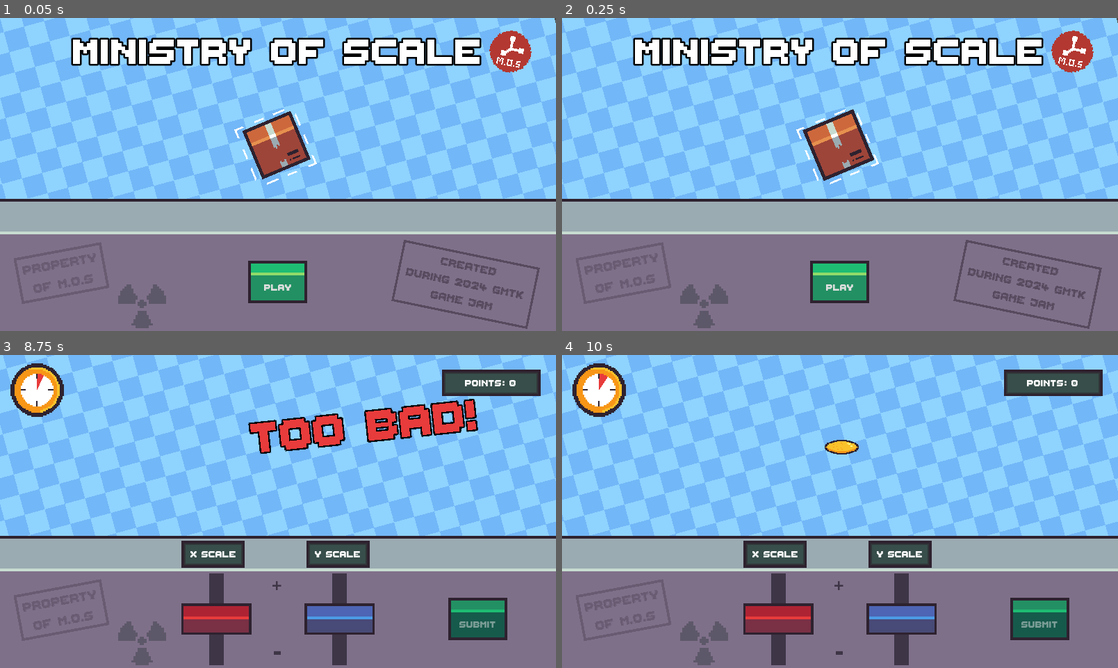
Above: before the commit, frames 1-4 (two rows, left to right).
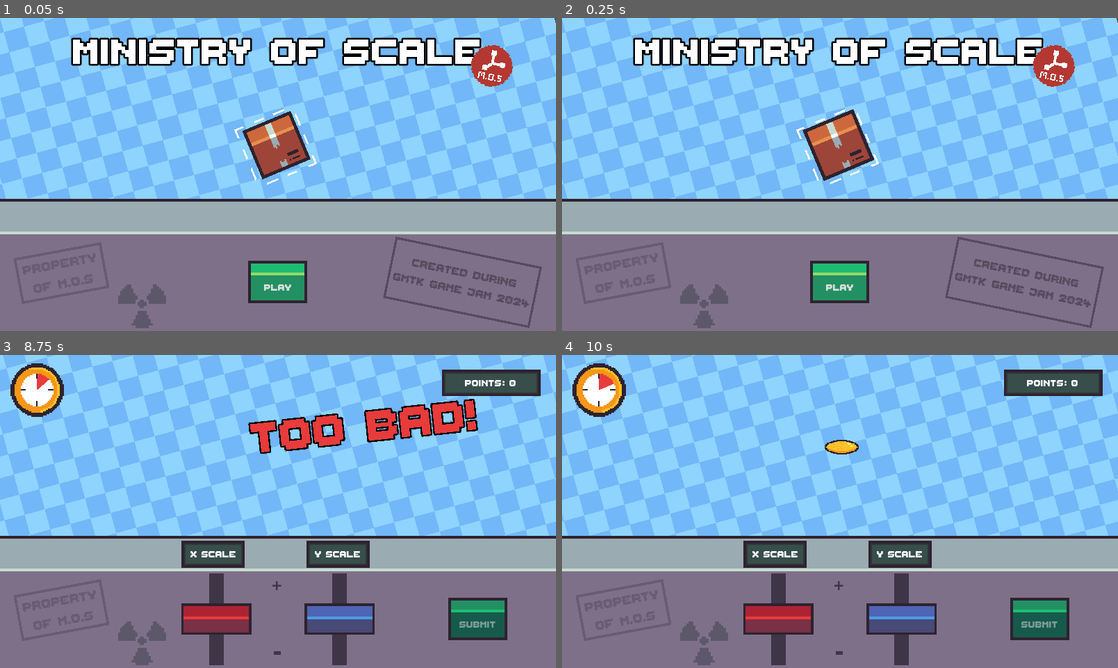
Above: after the commit, the same moments.

Repository: FixelDev/built-to-scale
Game: Godot game, scene res://scenes/menu/menu.tscn
Two runs of this game, one before a commit and one after it. Both use one fixed random seed, a clock stepped at 60 frames per second and the inputs below. This scene is started directly instead of the project's main scene. Sound files missing from this copy of the repository are replaced by a short silence.
Inputs (mouse positions are in pixels of both pictures, inside the frame that each line leads up to):
- Up to frame 1 (0.05 s): no input
- Up to frame 2 (0.25 s): no input
- Up to frame 3 (8.75 s): click "PLAY" at 0.5 s; click "PLAY" at 1.25 s; click (333, 480) at 2.02 s; type "Alex" at 2.1 s; click "Accept" at 2.75 s; move the mouse to (400, 495) at 3.52 s; click "BEGIn" at 4.25 s; move the mouse to (166, 527) at 5.02 s; move the mouse to (333, 442) at 5.77 s; move the mouse to (250, 574) at 6.52 s; click "SUBMIT" at 7.25 s; move the mouse to (444, 558) at 8.02 s
- Up to frame 4 (10 s): move the mouse to (673, 464) at 8.77 s; move the mouse to (867, 511) at 9.52 s

The runs differ from the first frame. In frame 1, 3.1% of the frame differs, in the area x 68-98%, y 4-100%; in frame 2, 3.1%; in frame 3, less than 0.1%; in frame 4, less than 0.1%.
Error in both runs: Attempt to call function 'get_as_text' in base 'null instance' on a null instance. (res://globals/globals.gd:22)

Commit message:
Added first sounds

Diff:
--- a/scenes/game/game.tscn
+++ b/scenes/game/game.tscn
@@ -19,6 +19,8 @@
 [ext_resource type="Texture2D" uid="uid://cmgks0ftftqb0" path="res://scenes/game/player_console/scale_slider/submit_button_pressed.png" id="7_c0col"]
 [ext_resource type="Texture2D" uid="uid://detyjx5sknklt" path="res://scenes/game/player_console/scale_slider/slider_y_handle_highlight.png" id="7_loc6v"]
 [ext_resource type="Script" path="res://scenes/game/player_card/player_card.gd" id="13_vwfak"]
+[ext_resource type="AudioStream" uid="uid://bjqxnrfty5xan" path="res://scenes/game/sounds/submit_button_clicked.mp3" id="14_61usf"]
+[ext_resource type="Script" path="res://scenes/game/submit_button.gd" id="14_b5kf8"]
 [ext_resource type="Texture2D" uid="uid://ejou734cgw11" path="res://scenes/game/player_card/player_card_panel.png" id="14_hjkh8"]
 [ext_resource type="Theme" uid="uid://eigjusjmirew" path="res://scenes/game/player_card/player_card_theme.tres" id="14_u72o2"]
 [ext_resource type="Texture2D" uid="uid://ck5eed6kwxjqx" path="res://scenes/game/player_card/photo.png" id="16_a8nq0"]
@@ -33,13 +35,19 @@
 [ext_resource type="Texture2D" uid="uid://dpomnx7tn0oef" path="res://scenes/game/rules_book/x_slider.png" id="23_qvq2k"]
 [ext_resource type="Texture2D" uid="uid://di6a6g725w4ys" path="res://scenes/game/rules_book/y_slider.png" id="24_w8y4h"]
 [ext_resource type="Texture2D" uid="uid://dhoqd44150m78" path="res://scenes/game/timer/timer_under.png" id="26_q4kdy"]
+[ext_resource type="AudioStream" uid="uid://ck47jpsa725k7" path="res://scenes/game/sounds/player_card_submitted2mp3.mp3" id="26_vr73x"]
 [ext_resource type="Texture2D" uid="uid://bapcdqf0efg0h" path="res://scenes/game/timer/timer_over.png" id="27_0f6jg"]
+[ext_resource type="AudioStream" uid="uid://cxxvmlkq24ton" path="res://scenes/game/sounds/player_card_rejected.mp3" id="27_0fv6r"]
 [ext_resource type="Texture2D" uid="uid://c8hlnrlcacf" path="res://scenes/game/timer/timer_fill.png" id="28_0sodi"]
 [ext_resource type="Script" path="res://scenes/game/timer/timer_progress_bar.gd" id="29_0vk04"]
 [ext_resource type="PackedScene" uid="uid://b3jayt3tv6ean" path="res://entities/game_object/box/box.tscn" id="29_frn3b"]
 [ext_resource type="PackedScene" uid="uid://6etj6v6ac1un" path="res://entities/game_object/cactus/cactus.tscn" id="29_qr1q6"]
+[ext_resource type="AudioStream" uid="uid://c7hnr1sq616s6" path="res://scenes/game/sounds/shift_almost_ended.mp3" id="30_nq0u8"]
+[ext_resource type="AudioStream" uid="uid://cqqyxd6yimjo8" path="res://scenes/game/sounds/rules_book_showed.mp3" id="35_g8ufa"]
 [ext_resource type="PackedScene" uid="uid://byi5k3jq2am2n" path="res://entities/game_object/banana/banana.tscn" id="37_xj8sl"]
 [ext_resource type="PackedScene" uid="uid://cv6okwoihceni" path="res://entities/game_object/cake/cake.tscn" id="38_d1ooh"]
+[ext_resource type="AudioStream" uid="uid://bgmlcstbmmr5" path="res://scenes/game/sounds/shift_ended_part_1.mp3" id="38_icrax"]
+[ext_resource type="AudioStream" uid="uid://bsvve1a3mvsbv" path="res://scenes/game/sounds/shift_ended_part2.mp3" id="39_2j8nx"]
 [ext_resource type="PackedScene" uid="uid://chdr2tgcw8m0o" path="res://entities/game_object/car/car.tscn" id="39_42qmj"]
 [ext_resource type="PackedScene" uid="uid://b4i48bc1364fd" path="res://entities/game_object/donut/donut.tscn" id="40_7jneq"]
 [ext_resource type="PackedScene" uid="uid://d4jwrsxxkxi0n" path="res://entities/game_object/lemon/lemon.tscn" id="41_gfnfh"]
@@ -58,6 +66,11 @@
 [ext_resource type="PackedScene" uid="uid://cookbxypit2kp" path="res://entities/game_object/log/log.tscn" id="54_f8f0e"]
 [ext_resource type="PackedScene" uid="uid://ct137mobi2llh" path="res://entities/game_object/office_cabinet/office_cabinet.tscn" id="55_o68xi"]
 [ext_resource type="PackedScene" uid="uid://cvdbkdw7sow03" path="res://entities/game_object/stool/stool.tscn" id="56_iurko"]
+[ext_resource type="AudioStream" uid="uid://d0nkcvn2irjuj" path="res://scenes/game/sounds/game_object_spawned.mp3" id="59_vggrn"]
+[ext_resource type="AudioStream" uid="uid://bp8dlgw3ko527" path="res://scenes/game/sounds/game_object_powering_up.mp3" id="60_q7h2c"]
+[ext_resource type="AudioStream" uid="uid://dxre1tibxfvq6" path="res://scenes/game/sounds/mid_result.mp3" id="64_0xtrq"]
+[ext_resource type="AudioStream" uid="uid://cny85rjg1l2h7" path="res://scenes/game/sounds/excelent_result.mp3" id="65_evpce"]
+[ext_resource type="AudioStream" uid="uid://mmc5uddqegxl" path="res://scenes/game/sounds/bad_result.mp3" id="66_op6xc"]
 
 [sub_resource type="StyleBoxFlat" id="StyleBoxFlat_rxm14"]
 bg_color = Color(0.498039, 0.439216, 0.541176, 1)
@@ -175,6 +188,16 @@
 [sub_resource type="StyleBoxTexture" id="StyleBoxTexture_3ds6p"]
 texture = ExtResource("22_xu78g")
 axis_stretch_vertical = 1
+
+[sub_resource type="AudioStreamRandomizer" id="AudioStreamRandomizer_vnfa2"]
+random_pitch = 1.2
+streams_count = 1
+stream_0/stream = ExtResource("35_g8ufa")
+
+[sub_resource type="AudioStreamRandomizer" id="AudioStreamRandomizer_qe4y5"]
+random_pitch = 1.88
+streams_count = 1
+stream_0/stream = ExtResource("59_vggrn")
 
 [sub_resource type="Curve" id="Curve_iokyf"]
 _data = [Vector2(0, 1), 0.0, 0.0, 0, 0, Vector2(1, 0), 0.0, 0.0, 0, 0]
@@ -341,6 +364,11 @@
 theme_override_styles/normal = SubResource("StyleBoxTexture_hfhqk")
 disabled = true
 text = "SUBMIT"
+script = ExtResource("14_b5kf8")
+
+[node name="SubmitButtonClickedAudio" type="AudioStreamPlayer2D" parent="UI/Table/TableBot/SubmitButton"]
+unique_name_in_owner = true
+stream = ExtResource("14_61usf")
 
 [node name="TableTop" type="Panel" parent="UI/Table"]
 layout_mode = 1
@@ -589,6 +617,15 @@
 theme_override_styles/normal = SubResource("StyleBoxFlat_2iwnp")
 text = "Accept"
 
+[node name="PlayerCardSubmittedAudio" type="AudioStreamPlayer2D" parent="UI/PlayerCard"]
+unique_name_in_owner = true
+stream = ExtResource("26_vr73x")
+volume_db = 2.0
+
+[node name="PlayerCardRejectedAudio" type="AudioStreamPlayer2D" parent="UI/PlayerCard"]
+unique_name_in_owner = true
+stream = ExtResource("27_0fv6r")
+
 [node name="ScorePanel" type="PanelContainer" parent="UI"]
 anchors_preset = 1
 anchor_left = 1.0
@@ -617,6 +654,7 @@
 vertical_alignment = 1
 
 [node name="TimerProgressBar" type="TextureProgressBar" parent="UI"]
+unique_name_in_owner = true
 offset_left = 24.0
 offset_top = 19.0
 offset_right = 147.0
@@ -627,6 +665,10 @@
 texture_over = ExtResource("27_0f6jg")
 texture_progress = ExtResource("28_0sodi")
 script = ExtResource("29_0vk04")
+
+[node name="ShiftAlmostEndedAudio" type="AudioStreamPlayer2D" parent="UI/TimerProgressBar"]
+unique_name_in_owner = true
+stream = ExtResource("30_nq0u8")
 
 [node name="RulesBook" type="Control" parent="UI"]
 visible = false
@@ -876,15 +918,34 @@
 expand_mode = 1
 stretch_mode = 2
 
+[node name="RulesBookShowedAudio" type="AudioStreamPlayer2D" parent="UI/RulesBook"]
+stream = SubResource("AudioStreamRandomizer_vnfa2")
+
 [node name="PlayerConsoleManager" type="Node2D" parent="."]
 unique_name_in_owner = true
 script = ExtResource("3_26j68")
+
+[node name="ShiftEndedHornAudio" type="AudioStreamPlayer2D" parent="PlayerConsoleManager"]
+unique_name_in_owner = true
+stream = ExtResource("38_icrax")
+
+[node name="ShiftEndedClockAlarmAudio" type="AudioStreamPlayer2D" parent="PlayerConsoleManager"]
+unique_name_in_owner = true
+stream = ExtResource("39_2j8nx")
 
 [node name="GameObjectManager" type="Node2D" parent="."]
 unique_name_in_owner = true
 position = Vector2(644, 212)
 script = ExtResource("4_fmdik")
 game_object_scenes = Array[PackedScene]([ExtResource("29_frn3b"), ExtResource("29_qr1q6"), ExtResource("37_xj8sl"), Ext …(472 unchanged characters)…
+
+[node name="GameObjectSpawnedAudio" type="AudioStreamPlayer2D" parent="GameObjectManager"]
+unique_name_in_owner = true
+stream = SubResource("AudioStreamRandomizer_qe4y5")
+
+[node name="GameObjectPoweringUpAudio" type="AudioStreamPlayer2D" parent="GameObjectManager"]
+unique_name_in_owner = true
+stream = ExtResource("60_q7h2c")
 
 [node name="GameObjectDestroyParticles" type="GPUParticles2D" parent="."]
 unique_name_in_owner = true
@@ -908,13 +969,26 @@
 mid_color = Color(0.117647, 0.737255, 0.45098, 1)
 bad_color = Color(0.909804, 0.231373, 0.231373, 1)
 
+[node name="MidAccuracyAudio" type="AudioStreamPlayer2D" parent="PointsManager"]
+unique_name_in_owner = true
+stream = ExtResource("64_0xtrq")
+
+[node name="ExcelentAccuracyAudio" type="AudioStreamPlayer2D" parent="PointsManager"]
+unique_name_in_owner = true
+stream = ExtResource("65_evpce")
+
+[node name="BadAccuracyAudio" type="AudioStreamPlayer2D" parent="PointsManager"]
+unique_name_in_owner = true
+stream = ExtResource("66_op6xc")
+
 [node name="Timers" type="Node" parent="."]
 
 [node name="GameTimer" type="Timer" parent="Timers"]
 unique_name_in_owner = true
-wait_time = 50.0
+wait_time = 25.0
 one_shot = true
 
+[connection signal="pressed" from="UI/Table/TableBot/SubmitButton" to="UI/Table/TableBot/SubmitButton" method="_on_pressed"]
 [connection signal="pressed" from="UI/Table/TableBot/SubmitButton" to="PlayerConsoleManager" method="_on_submit_button_pressed"]
 [connection signal="pressed" from="UI/Table/TableBot/SubmitButton" to="GameObjectManager" method="_on_submit_button_pressed"]
 [connection signal="player_start" from="UI/PlayerCard" to="UI/RulesBook" method="_on_player_card_player_start"]
@@ -924,4 +998,6 @@
 [connection signal="accuracy_calculated" from="PlayerConsoleManager" to="PointsManager" method="_on_player_console_manager_accuracy_calculated"]
 [connection signal="game_object_destroyed" from="GameObjectManager" to="PlayerConsoleManager" method="_on_game_object_manager_game_object_destroyed"]
 [connection signal="game_object_spawned" from="GameObjectManager" to="PlayerConsoleManager" method="_on_game_object_manager_game_object_spawned"]
+[connection signal="timeout" from="Timers/GameTimer" to="UI/TimerProgressBar" method="_on_game_timer_timeout"]
 [connection signal="timeout" from="Timers/GameTimer" to="PlayerConsoleManager" method="_on_game_timer_timeout"]
+[connection signal="timeout" from="Timers/GameTimer" to="GameObjectManager" method="_on_game_timer_timeout"]
--- a/scenes/game/game_object_manager/game_object_manager.gd
+++ b/scenes/game/game_object_manager/game_object_manager.gd
@@ -4,18 +4,26 @@
 
 @onready var game_object_outline = %GameObjectOutline
 @onready var game_object_destroy_particles = %GameObjectDestroyParticles
+@onready var game_object_spawned_audio = %GameObjectSpawnedAudio
+@onready var game_object_powering_up_audio = %GameObjectPoweringUpAudio
 
 var current_game_object: GameObject
 var scale_to_match: float
+var can_spawn_game_object: bool = true
 
 signal game_object_spawned()
 signal game_object_destroyed()
 
 
 func spawn_game_object() -> void:
+	if not can_spawn_game_object:
+		return
+
 	var game_object_scene: PackedScene = game_object_scenes.pick_random()
 	current_game_object = game_object_scene.instantiate()
 	add_child(current_game_object)
+
+	game_object_spawned_audio.play()
 
 	var min_scale: float
 	var max_scale: float
@@ -44,8 +52,13 @@
 func _on_submit_button_pressed():
 	game_object_outline.modulate.a = 1
 	current_game_object.destroy()
+	game_object_powering_up_audio.play()
 
 	await get_tree().create_timer(0.6).timeout
 	game_object_destroy_particles.emitting = true
 	game_object_outline.texture = null
 	game_object_destroyed.emit()
+
+
+func _on_game_timer_timeout():
+	can_spawn_game_object = false
--- a/scenes/game/player_card/player_card.gd
+++ b/scenes/game/player_card/player_card.gd
@@ -1,6 +1,8 @@
 extends PanelContainer
 
 @onready var player_name = %PlayerName
+@onready var player_card_submitted_audio = %PlayerCardSubmittedAudio
+@onready var player_card_rejected_audio = %PlayerCardRejectedAudio
 
 signal player_start()
 
@@ -9,8 +11,11 @@
 
 func _on_start_button_pressed():
 	if player_name.text.length() <= 0:
+		player_card_rejected_audio.play()
 		return
 
 	player_start.emit()
 	Globals.player_name = player_name.text
 	hide()
+
+	player_card_submitted_audio.play()
--- a/scenes/game/player_console/player_console_manager.gd
+++ b/scenes/game/player_console/player_console_manager.gd
@@ -4,7 +4,9 @@
 @onready var scale_slider_x = %ScaleSliderX
 @onready var scale_slider_y = %ScaleSliderY
 @onready var submit_button = %SubmitButton
-@onready var game_timer = %GameTimer
+@onready var timer_progress_bar = %TimerProgressBar
+@onready var shift_ended_horn_audio = %ShiftEndedHornAudio
+@onready var shift_ended_clock_alarm_audio = %ShiftEndedClockAlarmAudio
 
 signal accuracy_calculated(accuracy: float)
 
@@ -83,8 +85,15 @@
 
 func _on_game_timer_timeout():
 	toggle_console_tools(false)
+	shift_ended_horn_audio.play()
+
+	await get_tree().create_timer(1.5).timeout
+
+	shift_ended_clock_alarm_audio.play()
+
 	await SilentWolf.Scores.save_score(Globals.player_name, Globals.points).sw_save_score_complete
 
+	await shift_ended_clock_alarm_audio.finished
 	SceneManager.load_scene(SceneManager.game_over_scene)
 
 
@@ -92,4 +101,4 @@
 	await get_tree().create_timer(1).timeout
 
 	game_object_manager.spawn_game_object()
-	game_timer.start()
+	timer_progress_bar.start_timer()
--- a/scenes/game/player_console/scale_slider/scale_slider.gd
+++ b/scenes/game/player_console/scale_slider/scale_slider.gd
@@ -2,6 +2,10 @@
 
 
 @export var scale_multiplier: Vector2
+
+@onready var scale_slider_clicked_audio = %ScaleSliderClickedAudio
+@onready var scale_slider_dragging_audio = %ScaleSliderDraggingAudio
+@onready var scale_slider_released_audio = %ScaleSliderReleasedAudio
 
 signal slider_used(scaling_factor: Vector2)
 
@@ -19,16 +23,19 @@
 
 	slider_used.emit(Vector2(value * scale_multiplier.x, value * scale_multiplier.y))
 
+
 func _on_drag_started() -> void:
 	is_dragging = true
-
+	scale_slider_clicked_audio.play()
+	scale_slider_dragging_audio.play()
 
 func _on_drag_ended(value_changed) -> void:
 	is_dragging = false
 	slider_used.emit(Vector2.ZERO)
 	var tween: Tween = get_tree().create_tween()
 	tween.tween_property(self, "value", 0, 0.3).set_trans(Tween.TRANS_CUBIC)
-
+	scale_slider_dragging_audio.stop()
+	scale_slider_released_audio.play()
 
 func _on_mouse_entered():
 	pass
--- a/scenes/game/player_console/scale_slider/scale_slider.tscn
+++ b/scenes/game/player_console/scale_slider/scale_slider.tscn
@@ -1,7 +1,10 @@
-[gd_scene load_steps=5 format=3 uid="uid://csf6q162d5e8q"]
+[gd_scene load_steps=8 format=3 uid="uid://csf6q162d5e8q"]
 
 [ext_resource type="Script" path="res://scenes/game/player_console/scale_slider/scale_slider.gd" id="1_uunin"]
 [ext_resource type="Texture2D" uid="uid://bfyuf2fnyvell" path="res://scenes/game/player_console/scale_slider/slider_area_bg.png" id="2_sndn5"]
+[ext_resource type="AudioStream" uid="uid://ch0krtfi1js18" path="res://scenes/game/sounds/scale_slider_clicked.mp3" id="3_m0jsm"]
+[ext_resource type="AudioStream" uid="uid://b5wxtdh64gmlc" path="res://scenes/game/sounds/scale_slider_dragging.mp3" id="4_mwr0u"]
+[ext_resource type="AudioStream" uid="uid://1nic0mnq3mbc" path="res://scenes/game/sounds/scale_slider_released.mp3" id="5_xessx"]
 
 [sub_resource type="StyleBoxTexture" id="StyleBoxTexture_wvq2w"]
 content_margin_left = 60.0
@@ -22,6 +25,18 @@
 step = 0.01
 script = ExtResource("1_uunin")
 
+[node name="ScaleSliderClickedAudio" type="AudioStreamPlayer2D" parent="."]
+unique_name_in_owner = true
+stream = ExtResource("3_m0jsm")
+
+[node name="ScaleSliderDraggingAudio" type="AudioStreamPlayer2D" parent="."]
+unique_name_in_owner = true
+stream = ExtResource("4_mwr0u")
+
+[node name="ScaleSliderReleasedAudio" type="AudioStreamPlayer2D" parent="."]
+unique_name_in_owner = true
+stream = ExtResource("5_xessx")
+
 [connection signal="drag_ended" from="." to="." method="_on_drag_ended"]
 [connection signal="drag_started" from="." to="." method="_on_drag_started"]
 [connection signal="mouse_entered" from="." to="." method="_on_mouse_entered"]
--- a/scenes/game/points_manager/points_manager.gd
+++ b/scenes/game/points_manager/points_manager.gd
@@ -7,6 +7,9 @@
 @onready var points_label = %PointsLabel
 @onready var accuracy_label = %AccuracyLabel
 @onready var accuracy_label_spawn_points = %AccuracyLabelSpawnPoints
+@onready var mid_accuracy_audio = %MidAccuracyAudio
+@onready var excelent_accuracy_audio = %ExcelentAccuracyAudio
+@onready var bad_accuracy_audio = %BadAccuracyAudio
 
 var accuracy_label_start_scale: Vector2
 
@@ -26,17 +29,21 @@
 		points_to_add = Globals.max_points
 		text_to_show = "Perfect!"
 		text_color = perfect_color
+		excelent_accuracy_audio.play()
 	elif accuracy >= 0.7 and accuracy < 0.97:
 		points_to_add = Globals.max_points * accuracy
 		text_to_show = ["Great", "Good", "Well done"].pick_random()
 		text_color = mid_color
+		mid_accuracy_audio.play()
 	elif accuracy >= 0.4 and accuracy < 0.7:
 		points_to_add = Globals.max_points * (accuracy / 2)
 		text_to_show = "Ok"
 		text_color = mid_color
+		mid_accuracy_audio.play()
 	else:
 		text_to_show = "Too bad!"
 		text_color = bad_color
+		bad_accuracy_audio.play()
 
 	Globals.points += points_to_add
 	show_accuracy_text(text_to_show, text_color)
--- a/scenes/game/rules_book/rules_book.gd
+++ b/scenes/game/rules_book/rules_book.gd
@@ -1,10 +1,13 @@
 extends Control
+
+@onready var rules_book_showed_audio = $RulesBookShowedAudio
 
 func _on_begin_button_pressed():
 	hide()
-
+	rules_book_showed_audio.play()
 
 func _on_player_card_player_start():
 	await get_tree().create_timer(1).timeout
 
 	show()
+	rules_book_showed_audio.play()
--- /dev/null
+++ b/scenes/game/submit_button.gd
@@ -0,0 +1,7 @@
+extends Button
+
+@onready var submit_button_clicked_audio = %SubmitButtonClickedAudio
+
+
+func _on_pressed():
+	submit_button_clicked_audio.play()
--- a/scenes/game/timer/timer_progress_bar.gd
+++ b/scenes/game/timer/timer_progress_bar.gd
@@ -1,11 +1,36 @@
-extends TextureProgressBar
+class_name TimerProgressBar extends TextureProgressBar
 
 @onready var game_timer = %GameTimer
+@onready var shift_almost_ended_audio = %ShiftAlmostEndedAudio
 
-func _ready() -> void:
+var is_tween_in_progress: bool = false
+var is_timer_in_progress: bool = false
+
+func start_timer() -> void:
+	game_timer.start()
 	max_value = game_timer.wait_time
 	value = game_timer.wait_time
+	is_timer_in_progress = true
 
 
 func _process(delta) -> void:
+	if not is_timer_in_progress:
+		return
+
 	value = game_timer.time_left
+
+	if game_timer.time_left <= 15.0 and not is_tween_in_progress:
+		start_clock_ticking()
+
+
+func start_clock_ticking() -> void:
+	is_tween_in_progress = true
+
+	shift_almost_ended_audio.play()
+
+	var tween: Tween = get_tree().create_tween()
+	tween.tween_property(shift_almost_ended_audio, "volume_db", 7, 15).from(-30)
+
+
+func _on_game_timer_timeout():
+	shift_almost_ended_audio.stop()
--- a/scenes/game_over/game_over.tscn
+++ b/scenes/game_over/game_over.tscn
@@ -7,6 +7,7 @@
 [ext_resource type="Texture2D" uid="uid://crj8xhv4v1rr6" path="res://utilities/tiled_bg_yellow.png" id="2_218k6"]
 [ext_resource type="Texture2D" uid="uid://byt15jorpjfh4" path="res://scenes/game_over/leaderboard/leaderboard_panel.png" id="3_8b2cb"]
 [ext_resource type="FontFile" uid="uid://bomgmu63wr4da" path="res://fonts/ThaleahFat.ttf" id="6_cutsj"]
+[ext_resource type="AudioStream" uid="uid://cbrq5n6cv8nol" path="res://scenes/game_over/sounds/loading_results.mp3" id="7_djy2y"]
 
 [sub_resource type="StyleBoxTexture" id="StyleBoxTexture_vcgty"]
 texture = ExtResource("2_218k6")
@@ -80,6 +81,10 @@
 unique_name_in_owner = true
 layout_mode = 2
 
+[node name="LoadingResultsAudio" type="AudioStreamPlayer2D" parent="UI/Leaderboard"]
+unique_name_in_owner = true
+stream = ExtResource("7_djy2y")
+
 [node name="HBoxContainer" type="HBoxContainer" parent="UI"]
 anchors_preset = 12
 anchor_top = 1.0
@@ -106,5 +111,22 @@
 theme_override_font_sizes/font_size = 32
 text = "Menu"
 
+[node name="LoadingLabel" type="Label" parent="UI"]
+unique_name_in_owner = true
+anchors_preset = 8
+anchor_left = 0.5
+anchor_top = 0.5
+anchor_right = 0.5
+anchor_bottom = 0.5
+offset_left = -20.0
+offset_top = -7.5
+offset_right = 20.0
+offset_bottom = 7.5
+grow_horizontal = 2
+grow_vertical = 2
+theme_override_colors/font_color = Color(0, 0, 0, 1)
+theme_override_font_sizes/font_size = 64
+text = "LOADING..."
+
 [connection signal="pressed" from="UI/HBoxContainer/TryAgainButton" to="." method="_on_try_again_button_pressed"]
 [connection signal="pressed" from="UI/HBoxContainer/MenuButton" to="." method="_on_menu_button_pressed"]
--- a/scenes/game_over/leaderboard/leaderboard.gd
+++ b/scenes/game_over/leaderboard/leaderboard.gd
@@ -3,11 +3,15 @@
 @export var player_score_item_scene: PackedScene
 
 @onready var player_score_item_container = %PlayerScoreItemContainer
+@onready var loading_label = %LoadingLabel
+@onready var loading_results_audio = %LoadingResultsAudio
 
 
 func _ready() -> void:
-	await get_tree().create_timer(1).timeout
+	loading_results_audio.play()
+	await get_tree().create_timer(1.7).timeout
 
+	loading_label.visible = false
 	var results: Dictionary = await SilentWolf.Scores.get_scores().sw_get_scores_complete
 
 	var place: int = 1
--- a/scenes/menu/menu.tscn
+++ b/scenes/menu/menu.tscn
@@ -212,10 +212,10 @@
 [node name="Panel2" type="Panel" parent="UI/Table"]
 modulate = Color(1, 1, 1, 0.482353)
 layout_mode = 0
-offset_left = 930.0
-offset_top = 510.0
-offset_right = 1299.0
-offset_bottom = 676.0
+offset_left = 911.0
+offset_top = 503.0
+offset_right = 1308.0
+offset_bottom = 669.0
 rotation = 0.203503
 scale = Vector2(0.866252, 0.866252)
 theme_override_styles/panel = SubResource("StyleBoxTexture_a2f5t")
@@ -227,18 +227,17 @@
 anchor_top = 0.5
 anchor_right = 0.5
 anchor_bottom = 0.5
-offset_left = -161.314
-offset_top = -67.7464
-offset_right = 70.686
-offset_bottom = 28.2536
+offset_left = -183.461
+offset_top = -67.2437
+offset_right = 84.5387
+offset_bottom = 28.7563
 grow_horizontal = 2
 grow_vertical = 2
 scale = Vector2(1.38176, 1.38176)
 theme_override_colors/font_color = Color(0.180392, 0.133333, 0.184314, 1)
 theme_override_font_sizes/font_size = 32
-text = "CREATED
-DURING 2024 GMTK
-GAME jam"
+text = "CREATED DURING
+GMTK GAME jam 2024"
 horizontal_alignment = 1
 vertical_alignment = 1
 
@@ -276,24 +275,24 @@
 texture = ExtResource("4_qxd2d")
 
 [node name="ColorRect" type="ColorRect" parent="UI"]
-offset_left = 1176.0
-offset_top = 34.0
-offset_right = 1210.0
-offset_bottom = 113.0
+offset_left = 1133.26
+offset_top = 67.0
+offset_right = 1167.26
+offset_bottom = 146.0
 rotation = 0.491996
 
 [node name="ColorRect2" type="ColorRect" parent="UI"]
-offset_left = 1191.0
-offset_top = 56.0
-offset_right = 1222.0
-offset_bottom = 112.0
+offset_left = 1148.26
+offset_top = 89.0
+offset_right = 1179.26
+offset_bottom = 145.0
 rotation = 0.491996
 
 [node name="TextureRect3" type="TextureRect" parent="UI"]
-offset_left = 1137.0
-offset_top = 21.0
-offset_right = 1233.0
-offset_bottom = 117.0
+offset_left = 1094.26
+offset_top = 54.0
+offset_right = 1190.26
+offset_bottom = 150.0
 rotation = 0.191419
 texture = ExtResource("14_ml6ff")
 
Not shown, added: AttributionText.txt
Not shown: 1 places in scenes/game/game.tscn that only renumber resources
Not shown, added: scenes/game/sounds/705223__therandomsoundbyte2637__snare-drum-buzz-and-cymbal.wav.import
Not shown, added: scenes/game/sounds/81341-Stamp_self_inking_push_down_click-BLASTWAVEFX-15433.wav.import
Not shown, added: scenes/game/sounds/bad_result.mp3.import
Not shown, added: scenes/game/sounds/excelent_result.mp3.import
Not shown, added: scenes/game/sounds/game_object_powering_up.mp3.import
Not shown, added: scenes/game/sounds/game_object_spawned.mp3.import
Not shown, added: scenes/game/sounds/mid_result.mp3.import
Not shown, added: scenes/game/sounds/original/322931__rhodesmas__incorrect-01.wav.import
Not shown, added: scenes/game/sounds/original/342756__rhodesmas__failure-01.wav.import
Not shown, added: scenes/game/sounds/original/588251__romeo_kaleikau__power-up-regeneration-sfx.wav.import
(and 59 more such lines)
